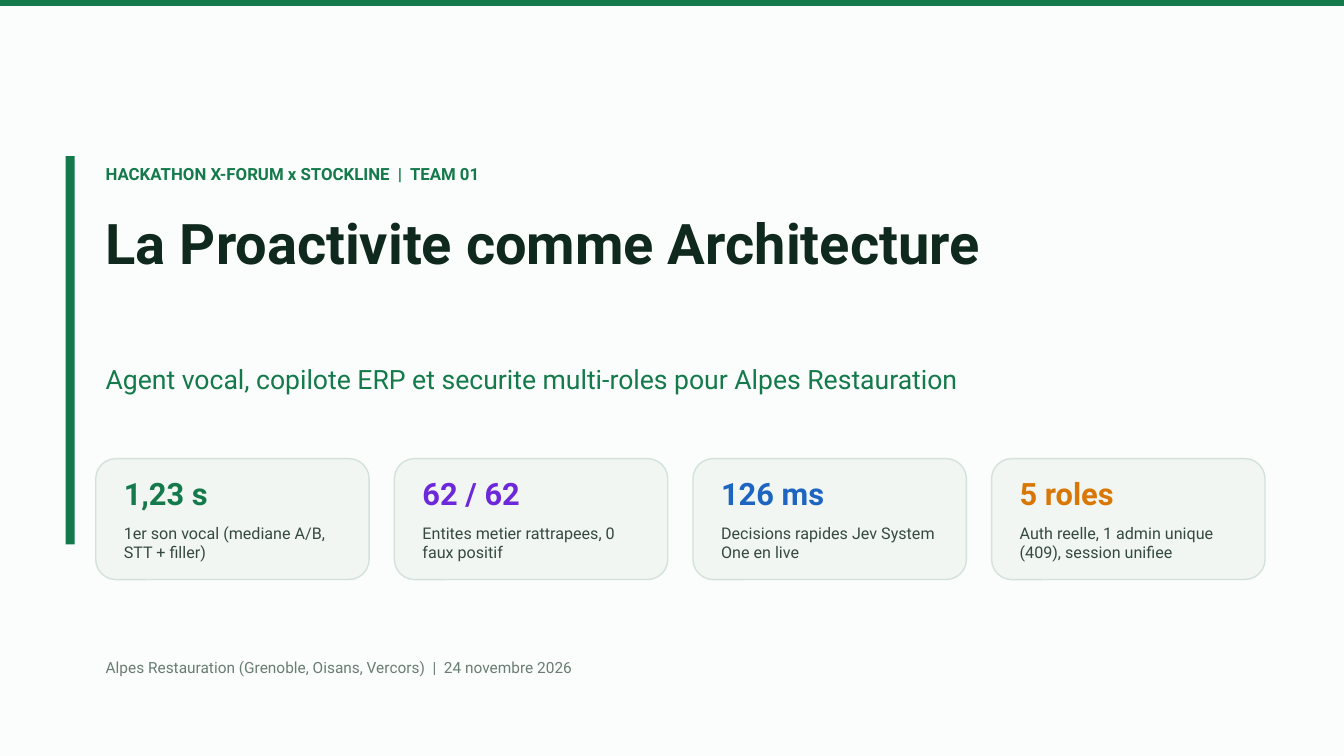
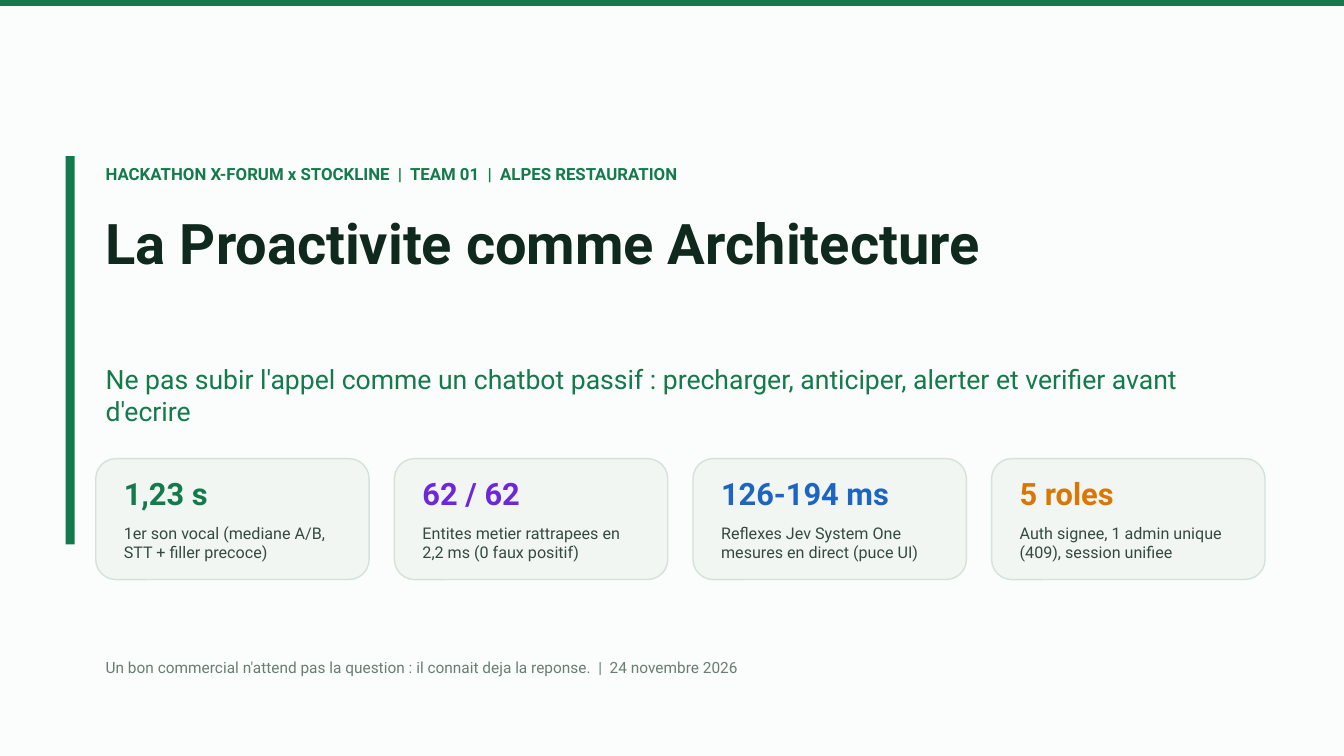
Before and after one commit to KpihX/stockline-jarvis, a slide deck: slide 1 of presentation/build/Stockline-Team01-Alpes-Restauration.pptx. Drawn at 1344x756 pixels with LibreOffice and Linux fonts; fonts in the diff are those of the drawing. Boxes give left, top, right and bottom in pixels: in the first picture for what was removed or moved away, otherwise in the second. Text is boxed around its words. In the diff, an @@ line names an element or a change of style, - is before the commit and + after.

Commit message:
feat(jev,ui,media): live Jev latency/route UI chips, warning banners, race fixes, and punchy deck+video

```diff
--- a/presentation/build/Stockline-Team01-Alpes-Restauration.pptx
+++ b/presentation/build/Stockline-Team01-Alpes-Restauration.pptx
@@ text at <box>106,168,677,180</box>: text changed @@
-HACKATHON X-FORUM x STOCKLINE | TEAM 01
+HACKATHON X-FORUM x STOCKLINE | TEAM 01 | ALPES RESTAURATION
@@ text at <box>106,368,1177,422</box>: text changed @@
-Agent vocal, copilote ERP et securite multi-roles pour Alpes Restauration
+Ne pas subir l'appel comme un chatbot passif : precharger, anticiper, alerter et verifier avant d'ecrire
@@ text at <box>721,482,888,506</box>: text changed @@
-126 ms
+126-194 ms
@@ text at <box>124,526,325,562</box>: text changed @@
-1er son vocal (mediane A/B, STT + filler)
+1er son vocal (mediane A/B, STT + filler precoce)
@@ text at <box>422,527,620,562</box>: text changed @@
-Entites metier rattrapees, 0 faux positif
+Entites metier rattrapees en 2,2 ms (0 faux positif)
@@ text at <box>721,526,918,562</box>: text changed @@
-Decisions rapides Jev System One en live
+Reflexes Jev System One mesures en direct (puce UI)
@@ text at <box>1020,527,1221,562</box>: text changed @@
-Auth reelle, 1 admin unique (409), session unifiee
+Auth signee, 1 admin unique (409), session unifiee
@@ text at <box>106,661,738,676</box>: text changed @@
-Alpes Restauration (Grenoble, Oisans, Vercors) | 24 novembre 2026
+Un bon commercial n'attend pas la question : il connait deja la reponse. | 24 novembre 2026
```
Also in this commit, not shown: 8 other slides changed, 31 other files.
